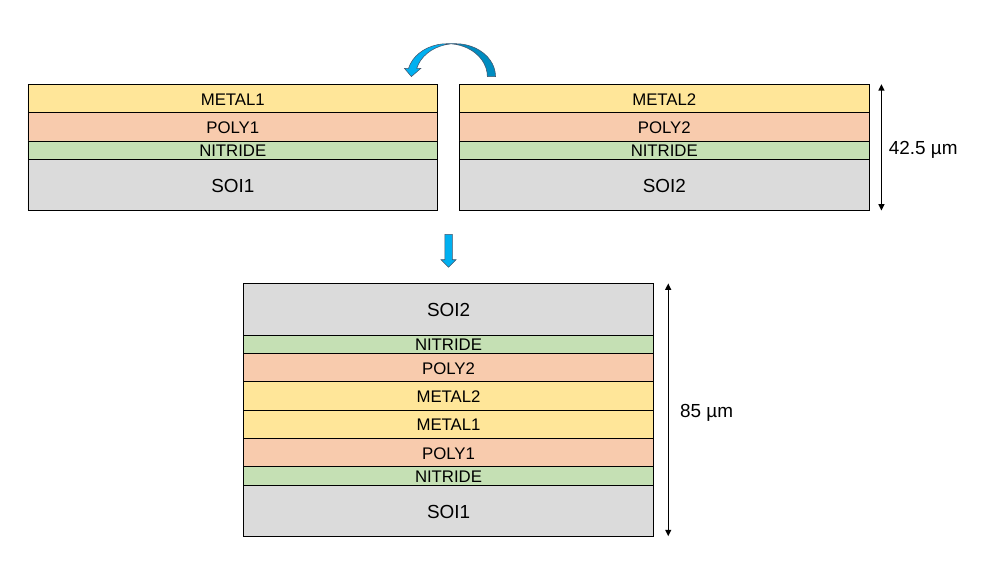
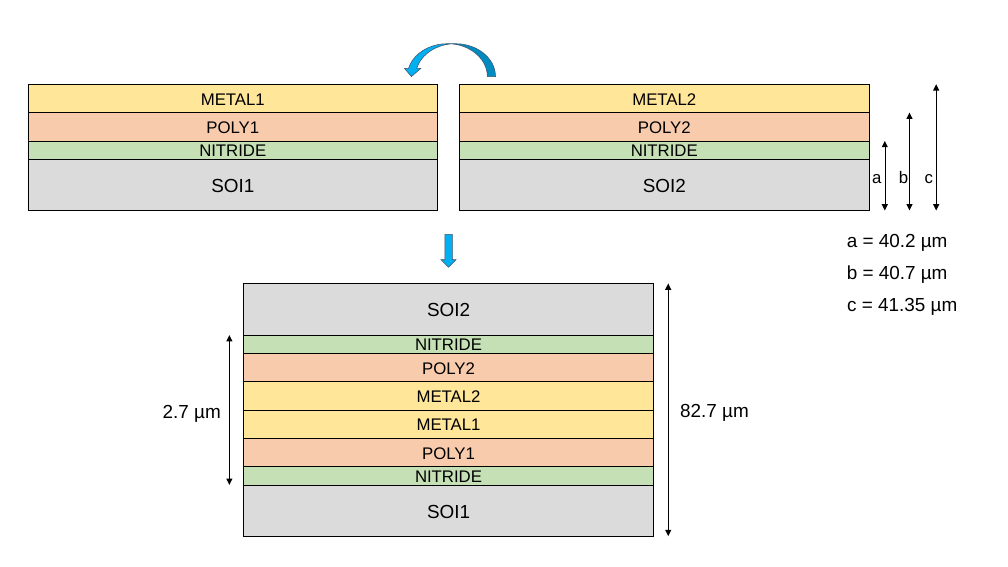
Before and after one commit to PisterLab/aureo-pdk, a slide deck: slide 2 of docs/Aureo_Figures.pptx. Drawn at 1008x567 pixels with LibreOffice and Linux fonts; fonts in the diff are those of the drawing. Boxes give left, top, right and bottom in pixels: in the first picture for what was removed or moved away, otherwise in the second. Text is boxed around its words. In the diff, an @@ line names an element or a change of style, - is before the commit and + after.

```diff
--- a/docs/Aureo_Figures.pptx
+++ b/docs/Aureo_Figures.pptx
@@ double arrow added from (936, 85) to (936, 210), #000000 0.5 pt @@
@@ double arrow added from (910, 113) to (910, 210), #000000 0.5 pt @@
@@ double arrow moved from (882, 85) - (882, 210) to (885, 141) - (885, 210) @@
@@ text removed at <box>889,140,958,158</box> @@
-42.5 µm
@@ text added at <box>872,174,881,183</box>, 16 pt, text #000000 @@
+a
@@ text added at <box>899,171,908,183</box>, 16 pt, text #000000 @@
+b
@@ text added at <box>925,174,933,183</box>, 16 pt, text #000000 @@
+c
@@ text added at <box>847,233,948,251</box>, 18 pt, text #000000 @@
+a = 40.2 µm
@@ text added at <box>847,265,948,283</box>, 18 pt, text #000000 @@
+b = 40.7 µm
@@ text added at <box>847,297,958,315</box>, 18 pt, text #000000 @@
+c = 41.35 µm
@@ double arrow added from (229, 335) to (229, 485), #000000 0.5 pt @@
@@ text added at <box>163,405,221,422</box>, 18 pt, text #000000 @@
+2.7 µm
@@ text at <box>680,404,749,421</box>: text changed @@
-85 µm
+82.7 µm
```
Also in this commit, not shown: 2 other slides changed, 4 slides added.
